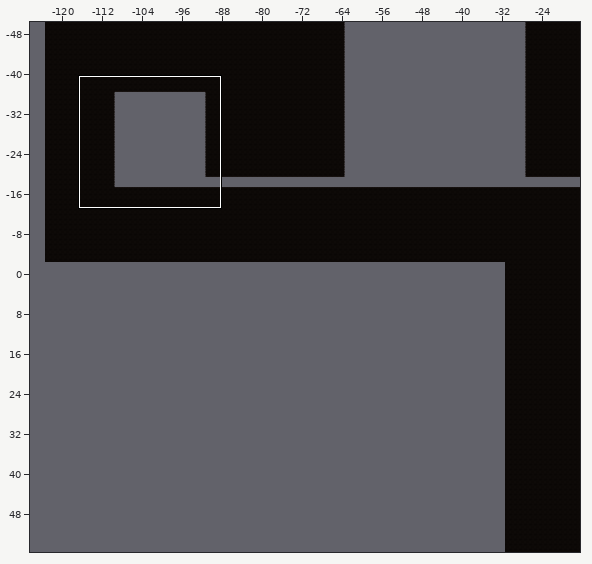
Two versions of a level (Tiled map, Assets/Tiled/Level1TileMap/map1-0.tmx). The first picture is a wide view before the edit; the outline marks the close-up.
Close-up. As it was:
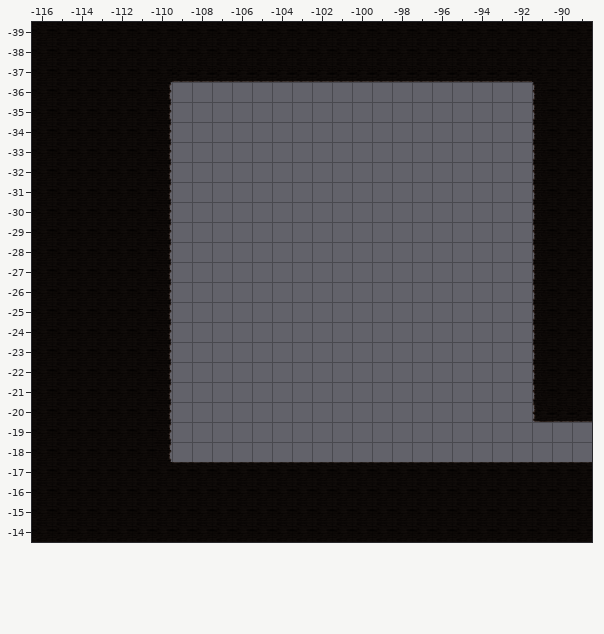
Cells are 256x256 px. Shown: x -116..-89, y -39..-14. The commit also changed other parts of the map, which this record leaves out.
After the commit:
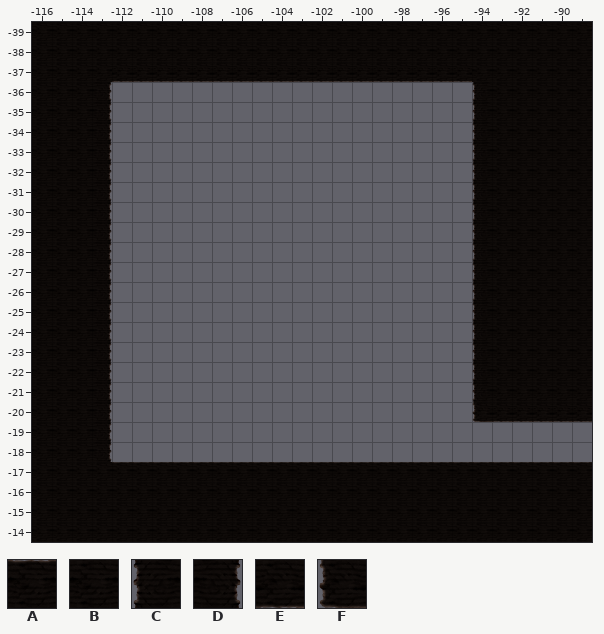
Key: from "Level1 Tileset": A 0, B 8, C 9, D 10, E 16, F 17.
_ is an empty cell.
The edit:
Layer "ground":
Tile A replaces tile B in row -17 at x -112 to -110.
Tile B replaces tile C in rows -36 to -21 at x -91.
Tile B replaces tile E in row -37 at x -94 to -92.
Tile B is added in rows -36 to -21 at x -93 to -92.
Tile C is added in rows -36 to -21 at x -94.
Tile D replaces tile B in rows -36 to -18 at x -113.
Tile E replaces tile B in row -37 at x -112 to -110.
Tile E replaces tile F in row -20 at x -91.
Tile E is added in row -20 at x -93 to -92.
Tile F is added in row -20 at x -94.
The edit erases tile B in rows -36 to -18 at x -112 to -111.
The edit erases tile D in rows -36 to -18 at x -110.
Where, in picture pixels (left, top, right, bottom), the same in both close-ups:
changed: (96, 68, 172, 463)
changed: (472, 68, 552, 422)
